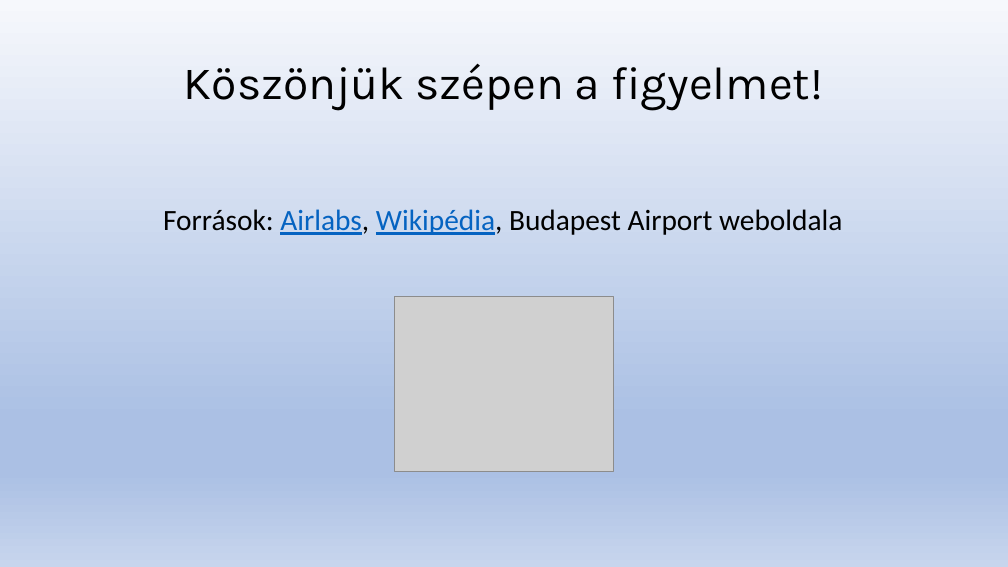
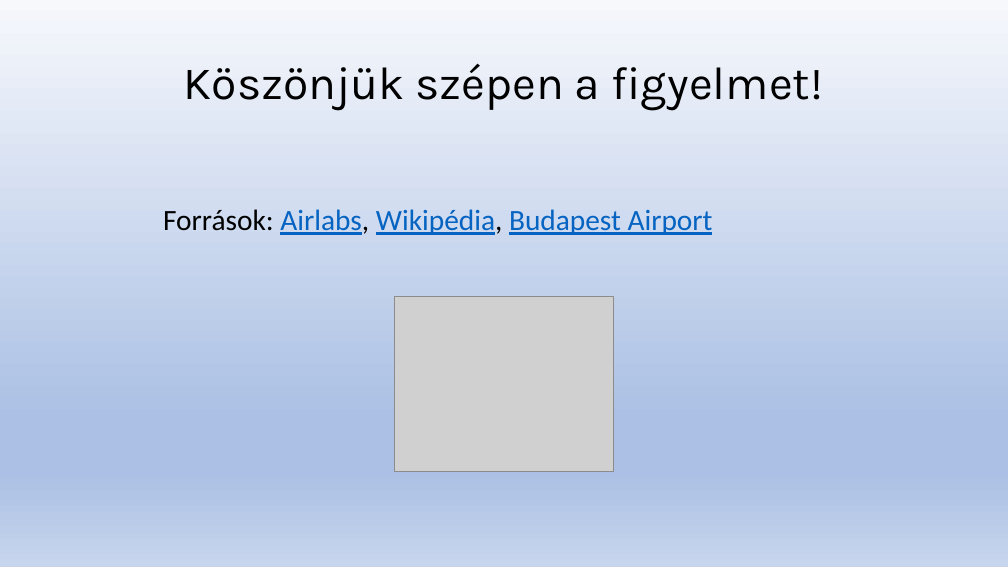
Before and after one commit to Levminer/flywithme, a slide deck: slide 6 of docs/FlyWithMe.pptx. Drawn at 1008x567 pixels with LibreOffice and Linux fonts; fonts in the diff are those of the drawing; grey boxes stand for pictures. Boxes give left, top, right and bottom in pixels: in the first picture for what was removed or moved away, otherwise in the second. Text is boxed around its words. In the diff, an @@ line names an element or a change of style, - is before the commit and + after.

```diff
--- a/docs/FlyWithMe.pptx
+++ b/docs/FlyWithMe.pptx
@@ text at box(163, 209, 713, 235): text changed; text colour #000000 to #0563C1 @@
-Források: Airlabs, Wikipédia, Budapest Airport weboldala
+Források: Airlabs, Wikipédia, Budapest Airport
```
Also in this commit, not shown: 3 other slides changed, 3 other files.
